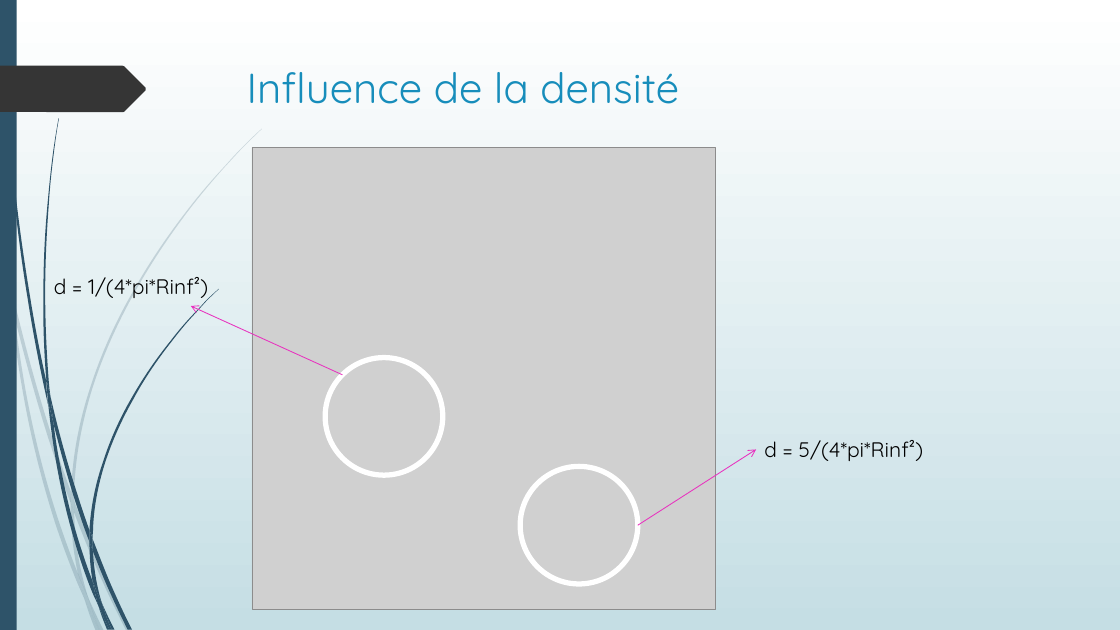
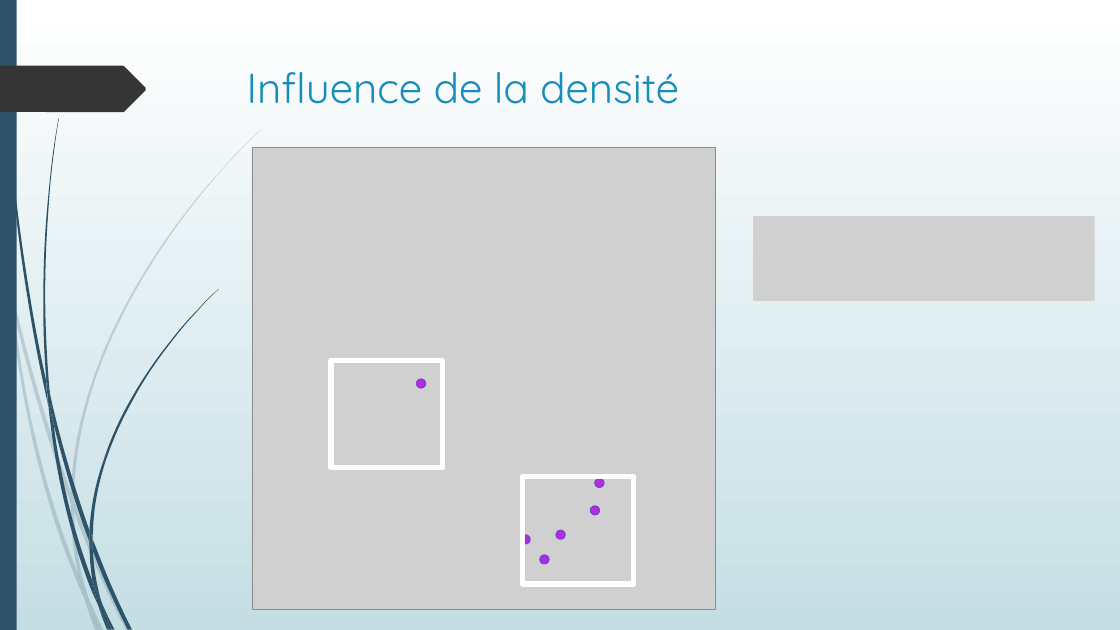
Before and after one commit to Poroing/CrowdDeplacementOptimisation, a slide deck: slide 33 of Présentation/Détermination d'un plan d'évacuation incendie.pptx (slide 28 before the commit). Drawn at 1120x630 pixels with LibreOffice and Linux fonts; fonts in the diff are those of the drawing; grey boxes stand for pictures. Boxes give left, top, right and bottom in pixels: in the first picture for what was removed or moved away, otherwise in the second. Text is boxed around its words. In the diff, an @@ line names an element or a change of style, - is before the commit and + after.

Commit message:
POWERPOINT PRESENTATION

```diff
--- a/Présentation/Détermination d'un plan d'évacuation incendie.pptx
+++ b/Présentation/Détermination d'un plan d'évacuation incendie.pptx
@@ picture added at <box>754,216,1096,301</box> @@
@@ text removed at <box>54,277,208,300</box> @@
-d = 1/(4*pi*Rinf²)
@@ arrow removed from (343, 375) to (191, 306) @@
@@ rectangle: place and size @@
-rectangle at <box>325,358,443,476</box>
+rectangle at <box>331,360,443,468</box>
@@ rectangle at <box>331,360,443,468</box>: ellipse to rectangle @@
@@ ellipse added at <box>417,379,426,387</box>, fill #B927E9, outline #7E40CC 1.25 pt @@
@@ text removed at <box>764,440,924,461</box> @@
-d = 5/(4*pi*Rinf²)
@@ rectangle at <box>523,477,634,585</box>: ellipse to rectangle @@
@@ rectangle: place and size @@
-rectangle at <box>520,466,638,584</box>
+rectangle at <box>523,477,634,585</box>
@@ ellipse added at <box>595,479,604,487</box>, fill #B927E9, outline #7E40CC 1.25 pt @@
@@ arrow removed from (638, 525) to (756, 450) @@
@@ ellipse added at <box>591,506,600,514</box>, fill #B927E9, outline #7E40CC 1.25 pt @@
@@ ellipse added at <box>521,535,530,544</box>, fill #B927E9, outline #7E40CC 1.25 pt @@
@@ ellipse added at <box>556,530,565,539</box>, fill #B927E9, outline #7E40CC 1.25 pt @@
@@ ellipse added at <box>540,555,549,564</box>, fill #B927E9, outline #7E40CC 1.25 pt @@
```
Also in this commit, not shown: 7 other slides changed, 19 slides added, 8 slides removed, 11 other files.
